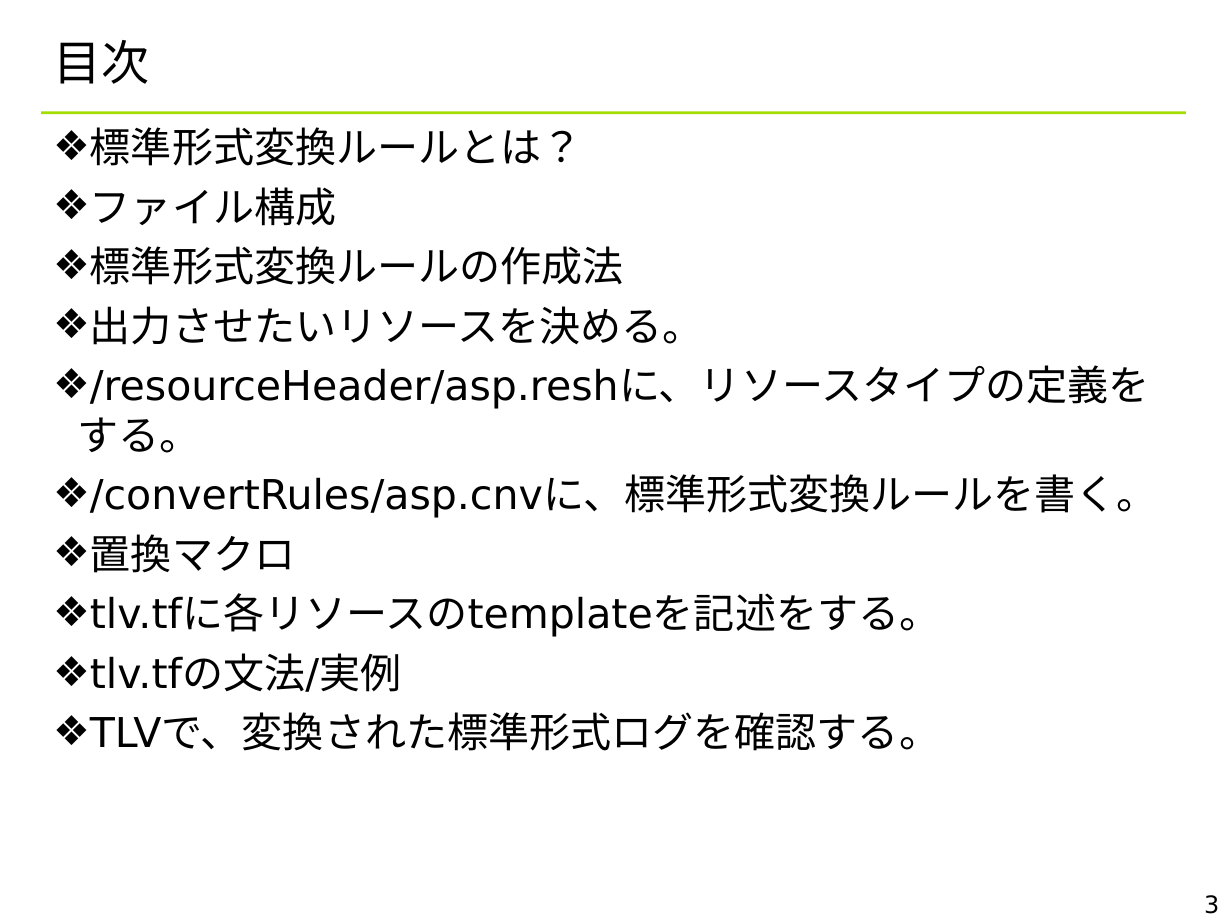
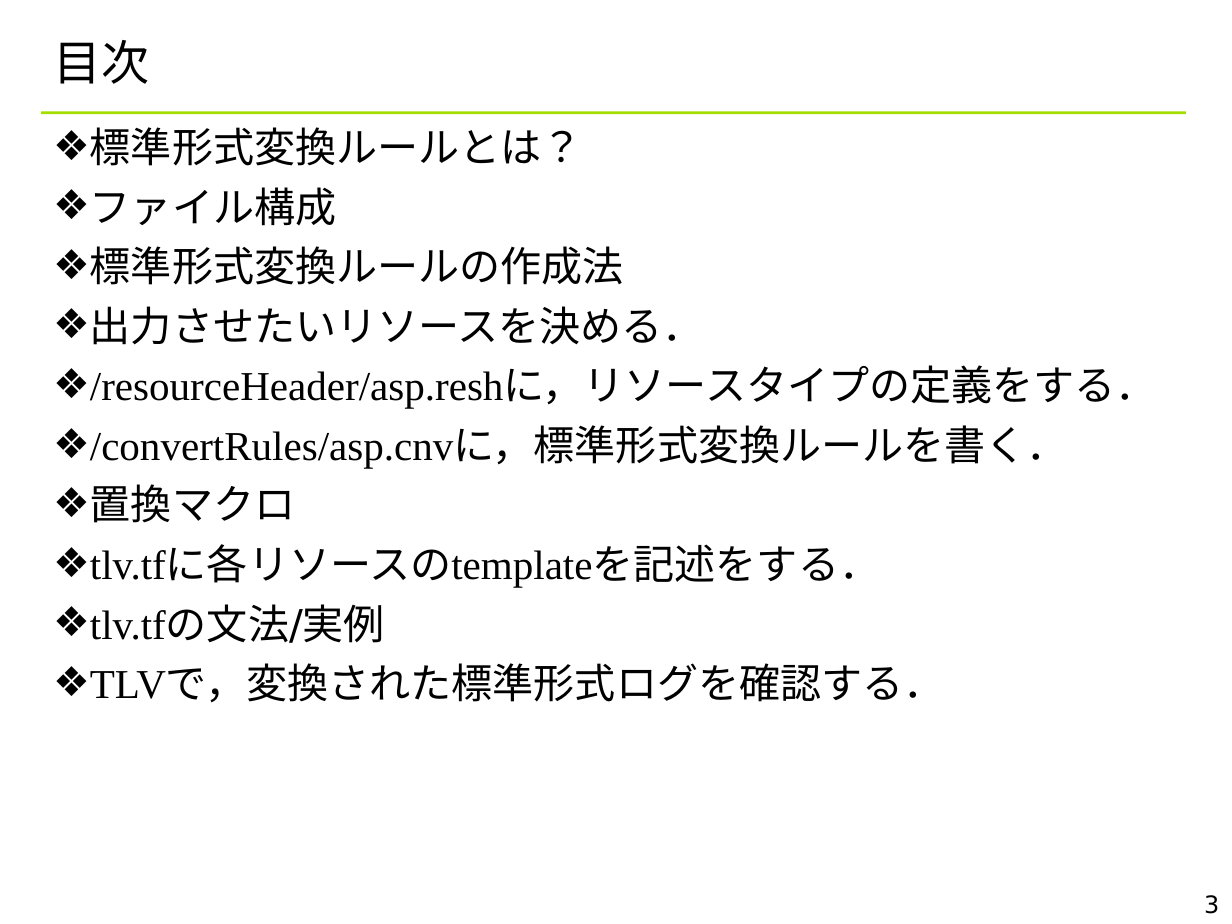
Before and after one commit to YixiaoLi/tlv4mc, a slide deck: slide 3 of doc/TLV_convert_rules.ppt. Drawn at 1232x924 pixels with LibreOffice and Linux fonts; fonts in the diff are those of the drawing; background and template pictures are left out. Boxes give left, top, right and bottom in pixels: in the first picture for what was removed or moved away, otherwise in the second. Text is boxed around its words. In the diff, an @@ line names an element or a change of style, - is before the commit and + after.

```diff
--- a/doc/TLV_convert_rules.ppt
+++ b/doc/TLV_convert_rules.ppt
@@ text at (90, 306, 1157, 468): text changed @@
-❖ 出力させたいリソースを決める。
-❖ /resourceHeader/asp.reshに、リソースタイプの定義をする。
-❖ /convertRules/asp.cnvに、標準形式変換ルールを書く。
+❖ 出力させたいリソースを決める．
+❖ /resourceHeader/asp.reshに，リソースタイプの定義をする．
+❖ /convertRules/asp.cnvに，標準形式変換ルールを書く．
@@ text at (90, 547, 880, 587): text changed; font DejaVu Sans to Times New Roman @@
-❖ tlv.tfに各リソースのtemplateを記述をする。
+❖ tlv.tfに各リソースのtemplateを記述をする．
@@ text at (90, 606, 385, 643): font DejaVu Sans to Times New Roman in "tlv.tfの文法/実例" @@
@@ text at (90, 666, 945, 703): text changed @@
-❖ TLVで、変換された標準形式ログを確認する。
+❖ TLVで，変換された標準形式ログを確認する．
```
Also in this commit, not shown: 13 other slides changed, 4 other files.
